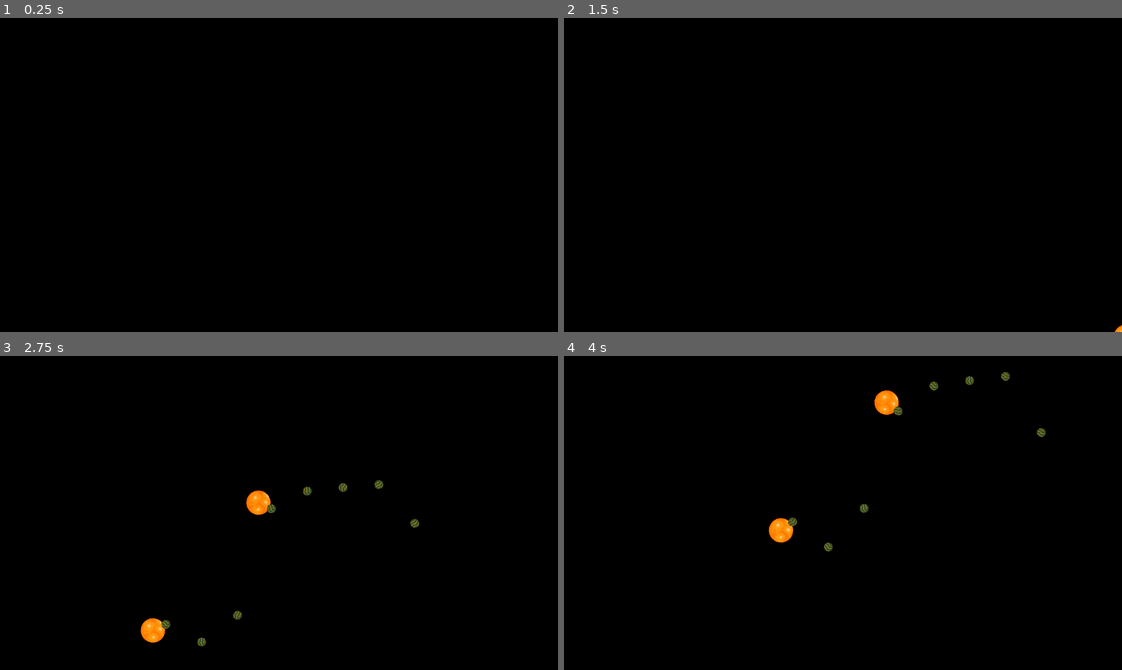
Above: before the commit, frames 1-4 (two rows, left to right).
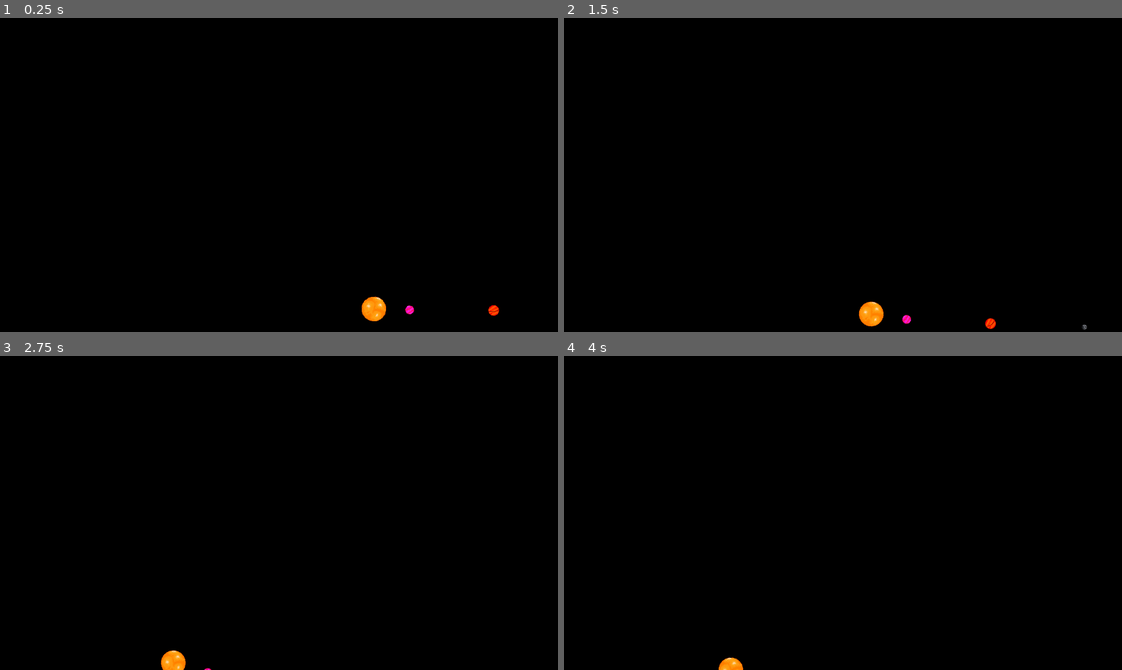
Above: after the commit, the same moments.

Repository: matthman2019/cac-space-game
Game: Godot game, scene res://entities/scenes/GAME.tscn
The game is run twice, just before and just after one commit, with the same random seed, the same clock (stepped at 60 frames per second) and the same inputs.
Inputs (mouse positions are in pixels of both pictures, inside the frame that each line leads up to):
- Up to frame 1 (0.25 s): no input
- Up to frame 2 (1.5 s): move the mouse to (809, 234) at 0.52 s; click (809, 234) at 0.67 s; tap Enter at 1.25 s; drag from (1004, 218) to (809, 234) at 1.27 s
- Up to frame 3 (2.75 s): tap Space at 2 s; move the mouse to (546, 563) at 2.02 s; click (546, 563) at 2.17 s
- Up to frame 4 (4 s): drag from (870, 491) to (731, 622) at 2.77 s; tap Enter at 3.5 s; drag from (731, 635) to (865, 509) at 3.52 s

The runs differ from the first frame. In frame 1, 0.4% of the frame differs, in the area x 64-90%, y 88-97%; in frame 2, 0.4%; in frame 3, 1.1%, in the area x 25-76%, y 39-100%; in frame 4, 1.0%.

Commit message:
fixed orbit spacing and added random texture

Diff:
--- a/entities/scripts/Planet.gd
+++ b/entities/scripts/Planet.gd
@@ -3,6 +3,17 @@
 
 var MIN_SPIN_SPEED: float = 0.3
 var MAX_SPIN_SPEED: float = 1.0
+
+var text1 = load("res://assets/planets/Large red Gas + rings.png")
+var text2 = load("res://assets/planets/Large red Gas.png")
+var text3 = load("res://assets/planets/Pink gass 25 by 25.png")
+var text4 = load("res://assets/planets/planet1.png")
+var text5 = load("res://assets/planets/Rocky 15 pix.png")
+var text6 = load("res://assets/planets/Tidaly Locked small.png")
+var text7 = load("res://assets/planets/Yello + blue gass.png")
+
+var TEXTURE_LIST = [text1,text2,text3,text4,text5,text6,text7]
+@onready var Sprite: Sprite2D = $Sprite
 
 var planet_size: int = 0
 var planet_temperature: int = 0
@@ -40,6 +51,8 @@
 	$Area2D.connect("input_event", _on_static_body_2d_input_event)
 	$Area2D.connect("mouse_exited", _on_static_body_2d_mouse_exited)
 
+	Sprite.texture = TEXTURE_LIST.pick_random()
+
 func _on_static_body_2d_input_event(viewport: Node, event: InputEvent, shape_idx: int) -> void:
 	if event is InputEventMouseButton and not click:
 		click = true
--- a/entities/scripts/solar_system.gd
+++ b/entities/scripts/solar_system.gd
@@ -4,8 +4,9 @@
 
 @onready var star_sprite = $Star/Sprite2D
 
-var BASE_ORBIT_DISTANCE: float = 40.0
-var ORBIT_SPACING: float = 100.0
+var BASE_ORBIT_DISTANCE: float = 100.0
+var MIN_ORBIT_SPACING: float = 160.0
+var MAX_ORBIT_SPACING: float = 250.0
 var MIN_STAR_ROTATION: float = 0.05
 var MAX_STAR_ROTATION: float = 0.2
 var STAR_BASE_SCALE: float = 1.0
@@ -28,7 +29,8 @@
 
 	if system == null:
 		for i in range(3):
-			add_planet(BASE_ORBIT_DISTANCE + i * ORBIT_SPACING,"Fallback Star", null)
+			var orbitDist = GlobalRNG.rng.randf_range(MIN_ORBIT_SPACING,MAX_ORBIT_SPACING)
+			add_planet(BASE_ORBIT_DISTANCE + i * orbitDist,"Fallback Star", null)
 		return
 
 	star_name = system.stars[0].name
@@ -38,7 +40,8 @@
 	star_sprite.scale = Vector2(s, s)
 
 	for planet_data in system.planets:
-		var orbit = BASE_ORBIT_DISTANCE + (planet_data.order - 1) * ORBIT_SPACING
+		var orbitDist = GlobalRNG.rng.randf_range(MIN_ORBIT_SPACING,MAX_ORBIT_SPACING)
+		var orbit = BASE_ORBIT_DISTANCE + (planet_data.order - 1) * orbitDist
 		add_planet(orbit, star_name, planet_data)
 
 func add_planet(orbit: float, star_name: String, planet_data) -> void:
